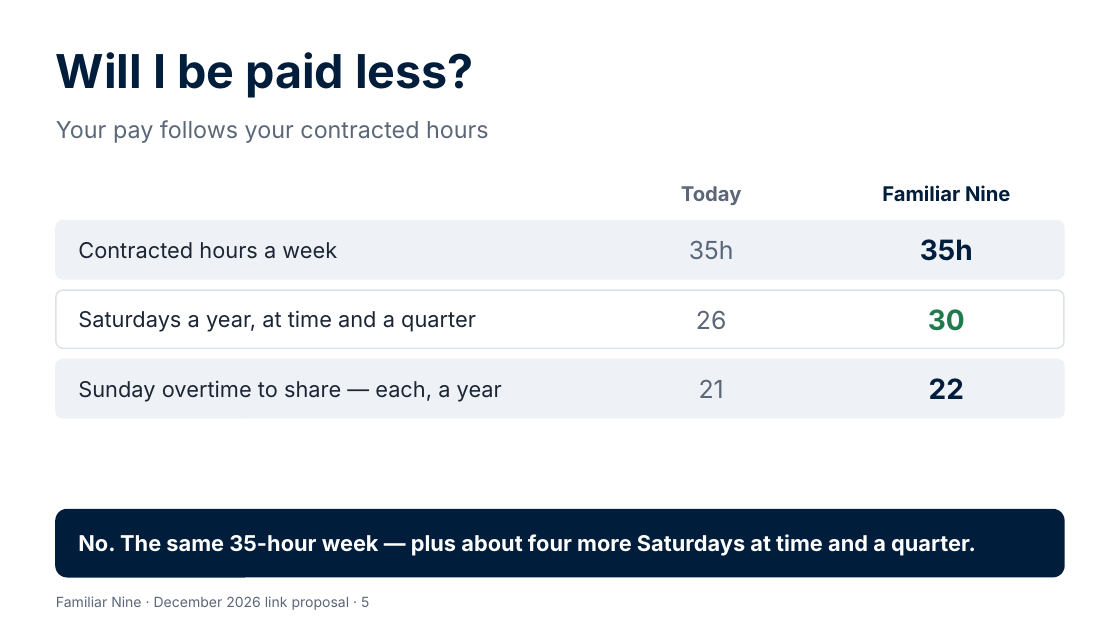
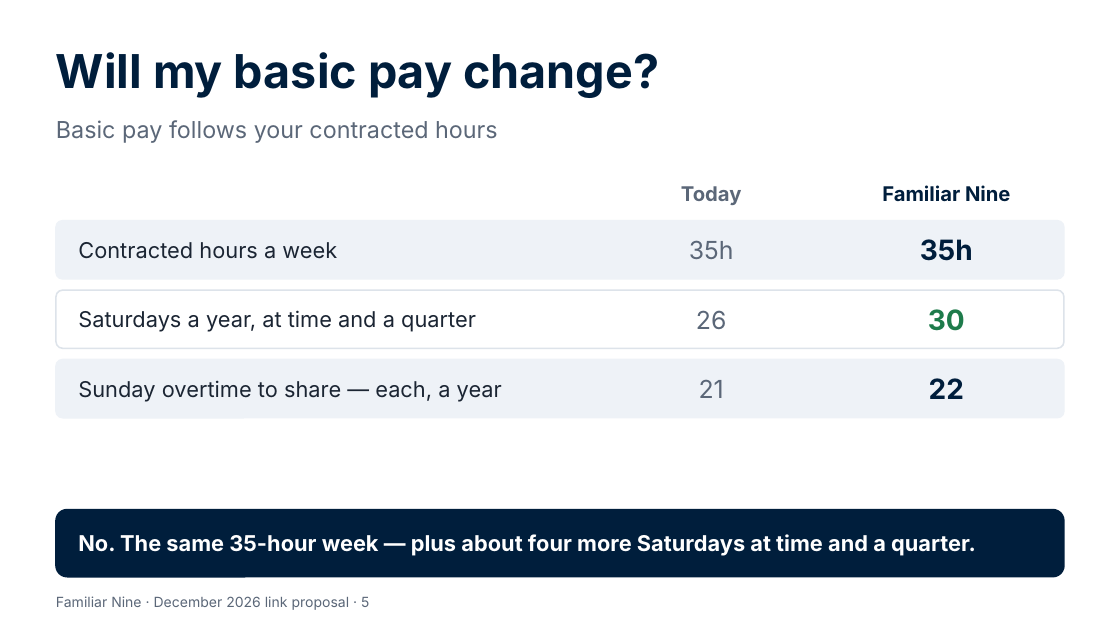
Before and after one commit to Garethdavidmiller/roster-app, a slide deck: slide 5 of docs/proposals/presentations/Familiar-Nine-for-colleagues.pptx. Drawn at 1120x630 pixels with LibreOffice and Linux fonts; fonts in the diff are those of the drawing. Boxes give left, top, right and bottom in pixels: in the first picture for what was removed or moved away, otherwise in the second. Text is boxed around its words. In the diff, an @@ line names an element or a change of style, - is before the commit and + after.

```diff
--- a/docs/proposals/presentations/Familiar-Nine-for-colleagues.pptx
+++ b/docs/proposals/presentations/Familiar-Nine-for-colleagues.pptx
@@ text at (x1=56, y1=52, x2=659, y2=98): text changed @@
-Will I be paid less?
+Will my basic pay change?
@@ text at (x1=56, y1=120, x2=498, y2=143): text changed @@
-Your pay follows your contracted hours
+Basic pay follows your contracted hours
```
Also in this commit, not shown: 1 other slide changed, 37 other files.
